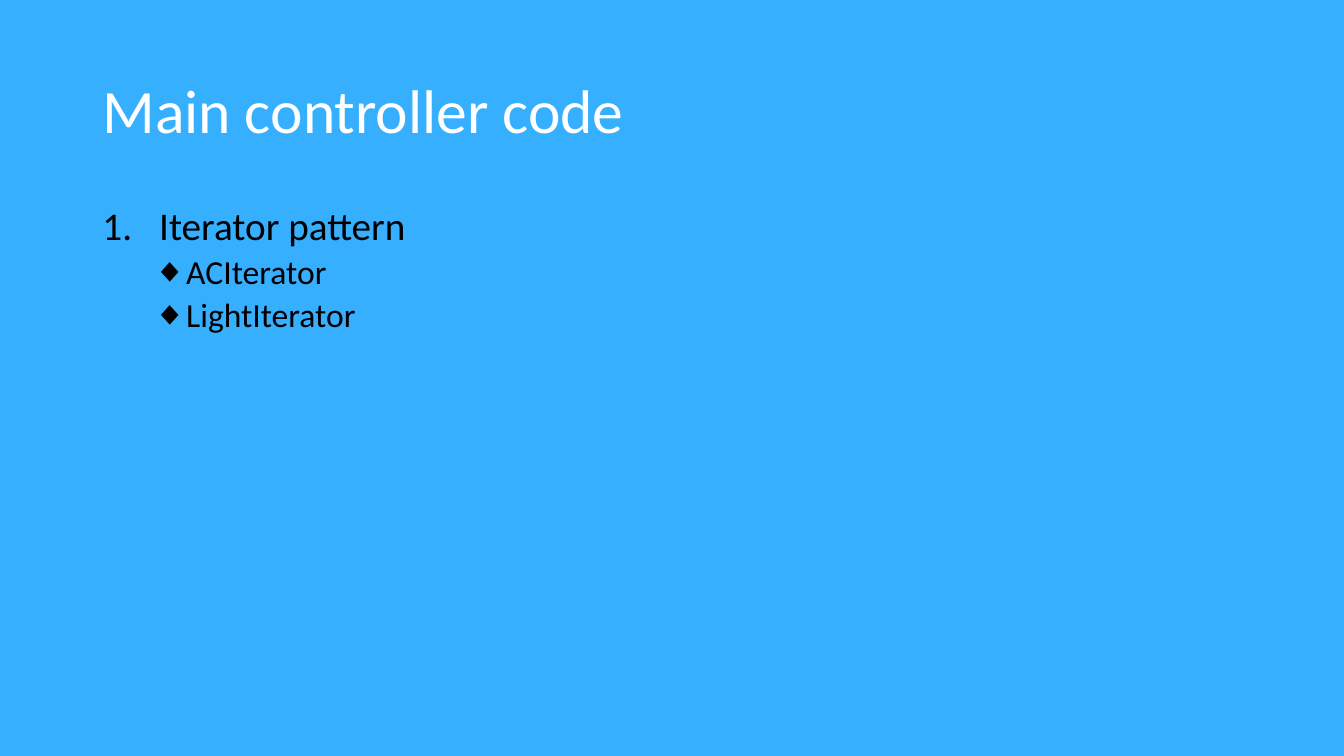
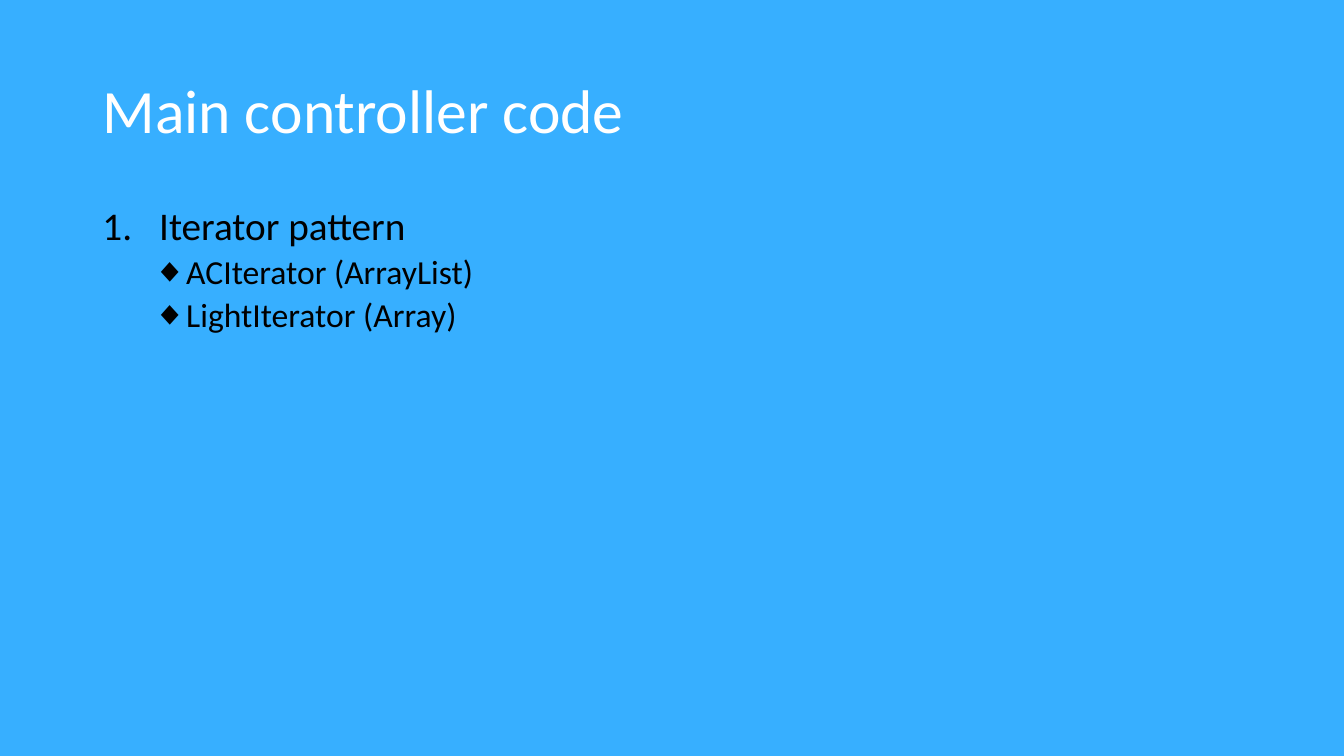
Before and after one commit to Software2015T1/SimpleLife, a slide deck: slide 9 of diagrams and requirements/SIMPLE LIFE.pptx. Drawn at 1344x756 pixels with LibreOffice and Linux fonts; fonts in the diff are those of the drawing. Boxes give left, top, right and bottom in pixels: in the first picture for what was removed or moved away, otherwise in the second. Text is boxed around its words. In the diff, an @@ line names an element or a change of style, - is before the commit and + after.

```diff
--- a/diagrams and requirements/SIMPLE LIFE.pptx
+++ b/diagrams and requirements/SIMPLE LIFE.pptx
@@ text at (x1=186, y1=259, x2=473, y2=333): text changed @@
-  ◆ ACIterator
-  ◆ LightIterator
+  ◆ ACIterator (ArrayList)
+  ◆ LightIterator (Array)
```
Also in this commit, not shown: 1 other slide changed, 2 other files.
